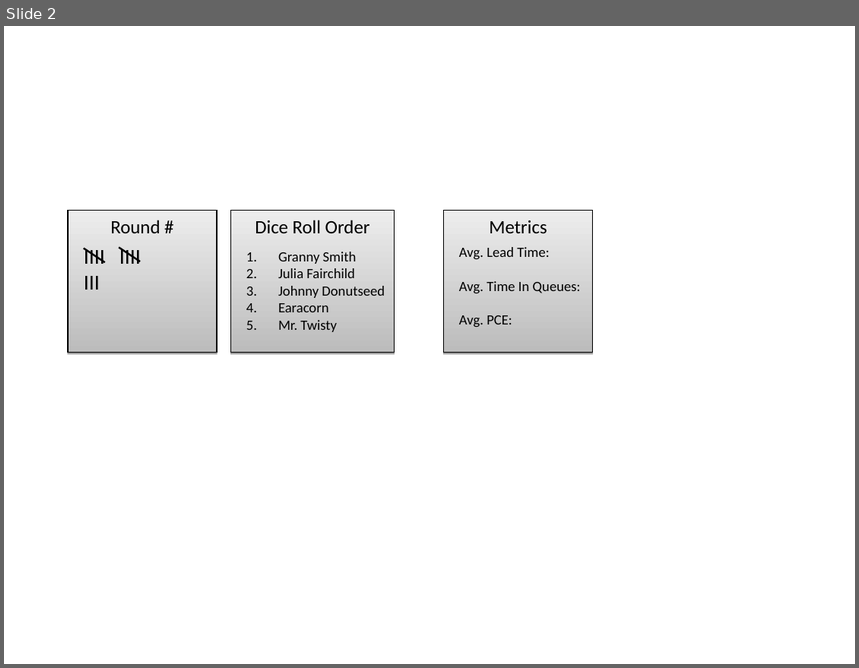
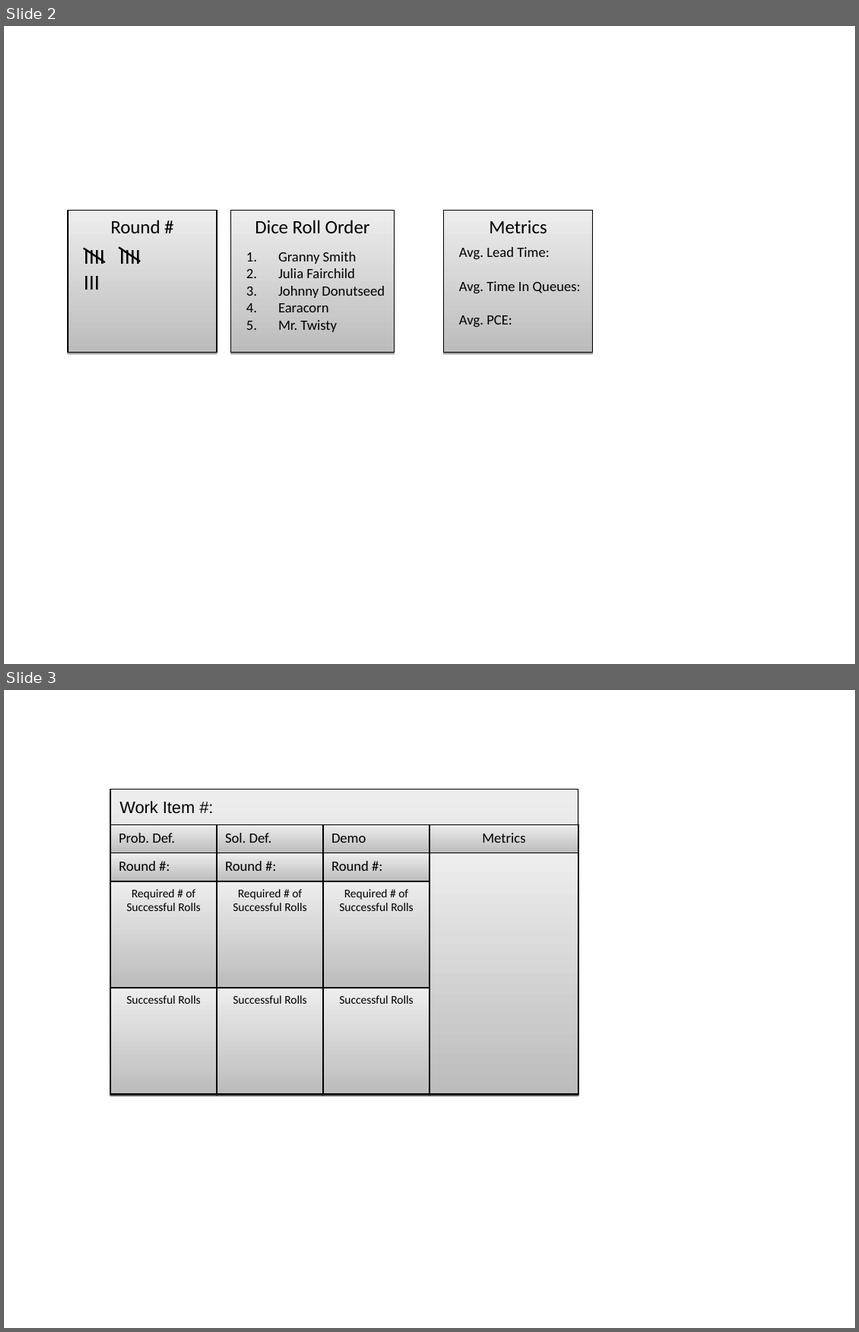
Before and after one commit to mxriverlynn/presentations-and-training, a slide deck: Kanban Simulation Game/Resources/Illustrations.ppt. Shown one above the other, each under a label of ours: slide 2 before the commit, slides 2 and 3 after it. The pictures are 859x668 and 859x1332 pixels, drawn with LibreOffice and Linux fonts; fonts in the diff are those of the drawing. Boxes give left, top, right and bottom in pixels: in the first picture for what was removed or moved away, otherwise in the second. Text is boxed around its words. In the diff, an @@ line names an element or a change of style, - is before the commit and + after.

Commit message:
kanban game: outlining the section for metrics

```diff
--- a/Kanban Simulation Game/Resources/Illustrations.ppt
+++ b/Kanban Simulation Game/Resources/Illustrations.ppt
@@ slide 3 added at [4,690,855,1328], background #FFFFFF @@
@@ group added at [110,790,579,1094]: 15 rectangles, 1 text @@
+Work Item #:
+Prob. Def.
+Sol. Def.
+Demo
+Metrics
+Round #:
+Required # of Successful Rolls
+Successful Rolls
+Round #:
+Round #:
+Required # of Successful Rolls
+Successful Rolls
+Required # of Successful Rolls
+Successful Rolls
```
Also in this commit, not shown: 1 slide removed, 1 other file.
